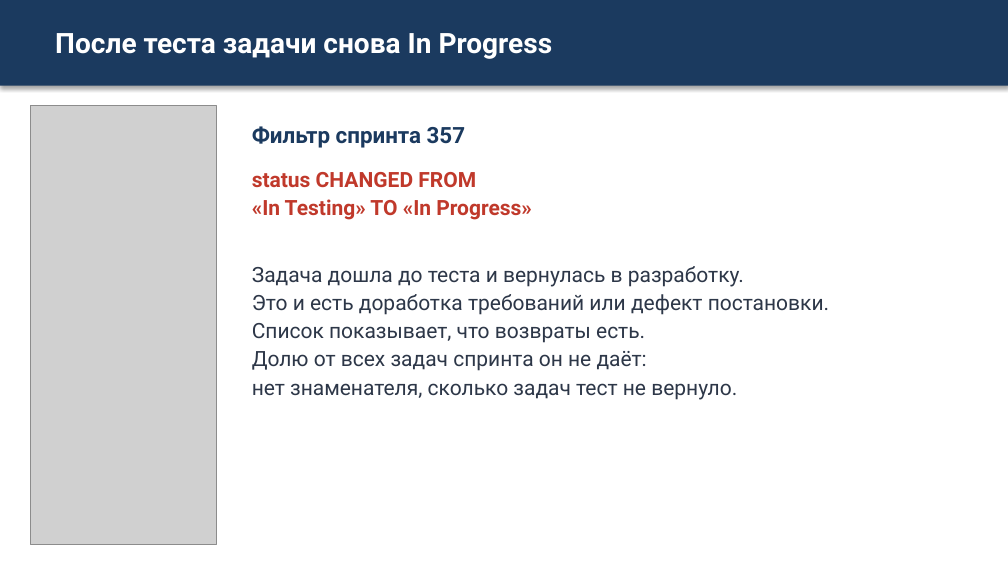
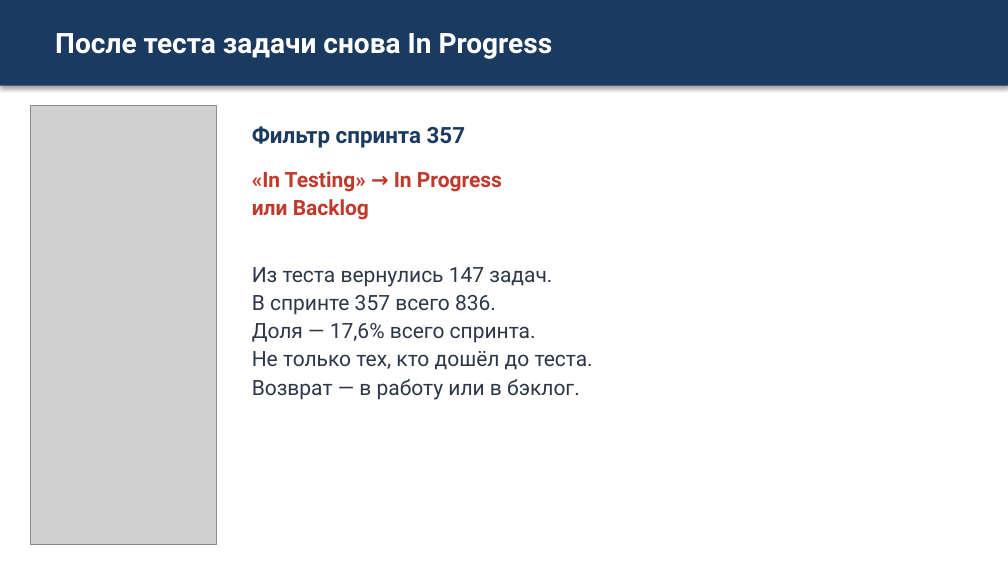
Before and after one commit to camelot270/otus_work, a slide deck: slide 9 of docs/Zashita_proekta_Skvoznoe_planirovanie.pptx. Drawn at 1008x567 pixels with LibreOffice and Linux fonts; fonts in the diff are those of the drawing; grey boxes stand for pictures. Boxes give left, top, right and bottom in pixels: in the first picture for what was removed or moved away, otherwise in the second. Text is boxed around its words. In the diff, an @@ line names an element or a change of style, - is before the commit and + after.

```diff
--- a/docs/Zashita_proekta_Skvoznoe_planirovanie.pptx
+++ b/docs/Zashita_proekta_Skvoznoe_planirovanie.pptx
@@ text at [252,171,502,220]: text changed @@
-status CHANGED FROM
-«In Testing» TO «In Progress»
+«In Testing» → In Progress
+или Backlog
@@ text at [252,267,593,400]: text changed @@
-Задача дошла до теста и вернулась в разработку.
-Это и есть доработка требований или дефект постановки.
-Список показывает, что возвраты есть.
-Долю от всех задач спринта он не даёт:
-нет знаменателя, сколько задач тест не вернуло.
+Из теста вернулись 147 задач.
+В спринте 357 всего 836.
+Доля — 17,6% всего спринта.
+Не только тех, кто дошёл до теста.
+Возврат — в работу или в бэклог.
```
Also in this commit, not shown: 3 other slides changed.
